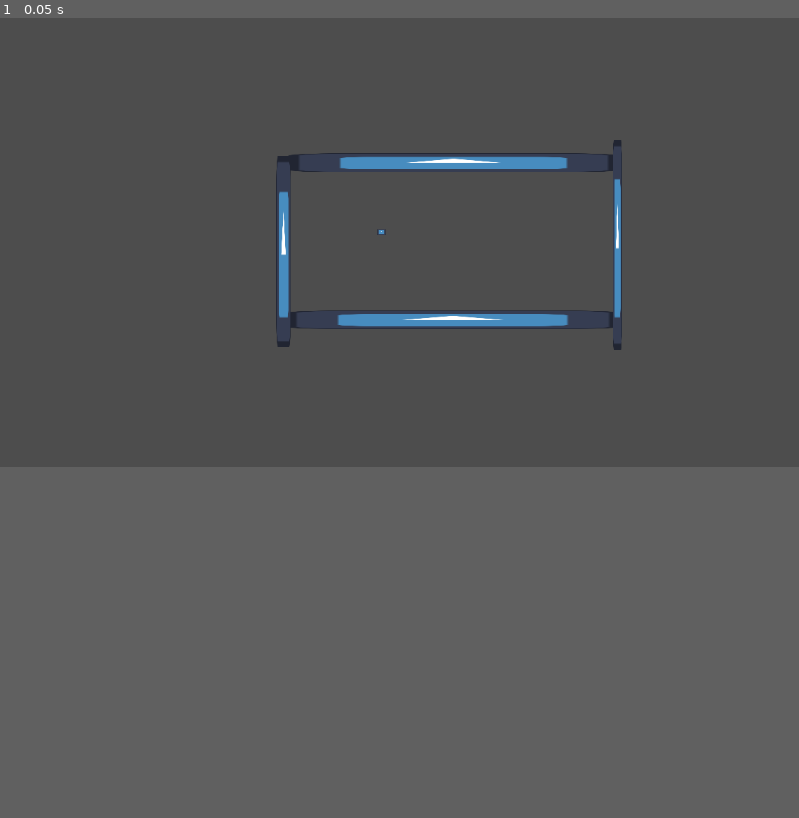
Above: before the commit, frame 1.
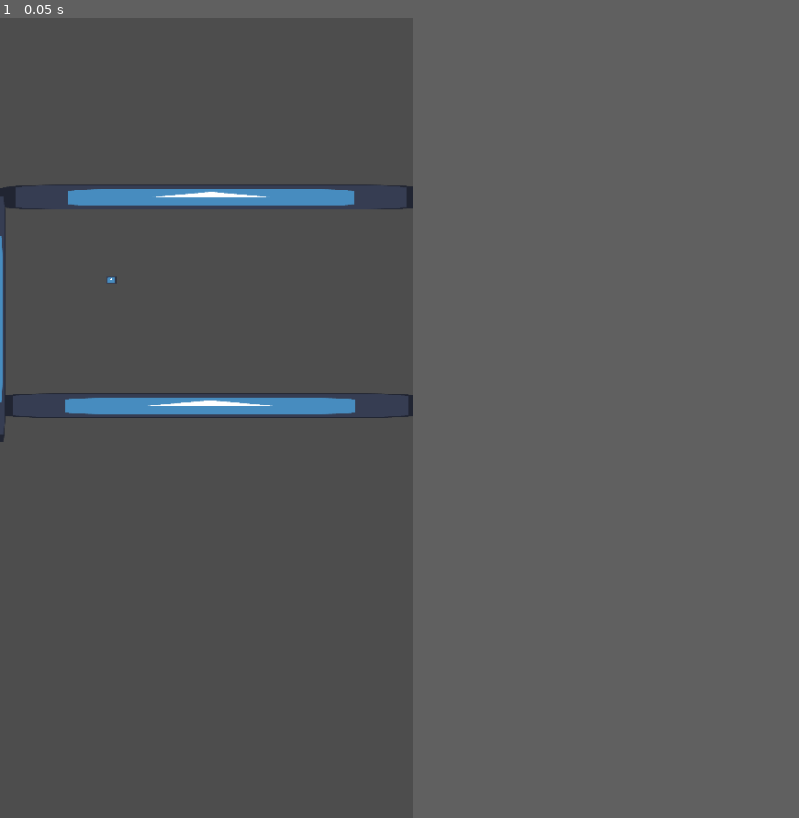
Above: after the commit, the same moment.

Repository: MarcelSunyer/Godot_BBTan
Game: Godot game, scene res://Scena_Test/Scena_Test.tscn
Same seed, same stepped clock (60 frames per second), same inputs: the game is played once before the commit and once after it. The engine's default icon, where the game draws it, is replaced by a stand-in: a white triangle on a blue panel in a dark square.
Inputs:
- Up to frame 1 (0.05 s): no input
In our replay, the window is 799x449 before the commit and 413x800 after it. These sizes can differ from the game's own. Grey fills any space a smaller window leaves; there, only what the larger window draws over its background counts as a difference.

The runs differ from the first frame. In frame 1, 3.7% of the frame differs, in the area x 0-78%, y 15-53%.

Commit message:
Bastante top

Diff:
--- a/Scena_Test/Disk.gd
+++ b/Scena_Test/Disk.gd
@@ -2,8 +2,17 @@
 
 var ball_speed = Vector2(200,200)
 var collision_info
+var right_click = false
+var can_move = false
 
 func _physics_process(delta):
-	collision_info = move_and_collide(ball_speed*delta)
-	if collision_info:
-		ball_speed = ball_speed.bounce(collision_info.get_normal())
+	right_click = Input.is_action_pressed("Right_click")
+
+	if right_click:
+		can_move = true
+
+	if can_move:
+		collision_info = move_and_collide(ball_speed*delta)
+		if collision_info:
+			ball_speed = ball_speed.bounce(collision_info.get_normal())
+			can_move = false
--- a/Scena_Test/Scena_Test.tscn
+++ b/Scena_Test/Scena_Test.tscn
@@ -9,7 +9,8 @@
 [sub_resource type="CircleShape2D" id="CircleShape2D_s1ndw"]
 
 [node name="Node2D" type="Node2D"]
-position = Vector2(409, 195)
+position = Vector2(-4, 181)
+scale = Vector2(0.955672, 1)
 
 [node name="Walls" type="Node2D" parent="."]
 
--- a/project.godot
+++ b/project.godot
@@ -14,3 +14,25 @@
 run/main_scene="res://Scena_Test/Scena_Test.tscn"
 config/features=PackedStringArray("4.2", "Forward Plus")
 config/icon="res://icon.svg"
+
+[display]
+
+window/size/viewport_width=450
+window/size/viewport_height=870
+
+[input]
+
+Right_click={
+"deadzone": 0.5,
+"events": [Object(InputEventMouseButton,"resource_local_to_scene":false,"resource_name":"","device":-1,"window_id":0,"alt_pressed":false,"shift_pressed":false,"ctrl_pressed":false,"meta_pressed":false,"button_mask":0,"position":Vector2(0, 0),"global_position":Vector2(0, 0),"factor":1.0,"button_index":2,"canceled":false,"pressed":false,"double_click":false,"script":null)
+]
+}
+Left_click={
+"deadzone": 0.5,
+"events": [Object(InputEventMouseButton,"resource_local_to_scene":false,"resource_name":"","device":-1,"window_id":0,"alt_pressed":false,"shift_pressed":false,"ctrl_pressed":false,"meta_pressed":false,"button_mask":0,"position":Vector2(0, 0),"global_position":Vector2(0, 0),"factor":1.0,"button_index":1,"canceled":false,"pressed":false,"double_click":false,"script":null)
+]
+}
+
+[rendering]
+
+textures/canvas_textures/default_texture_filter=0
